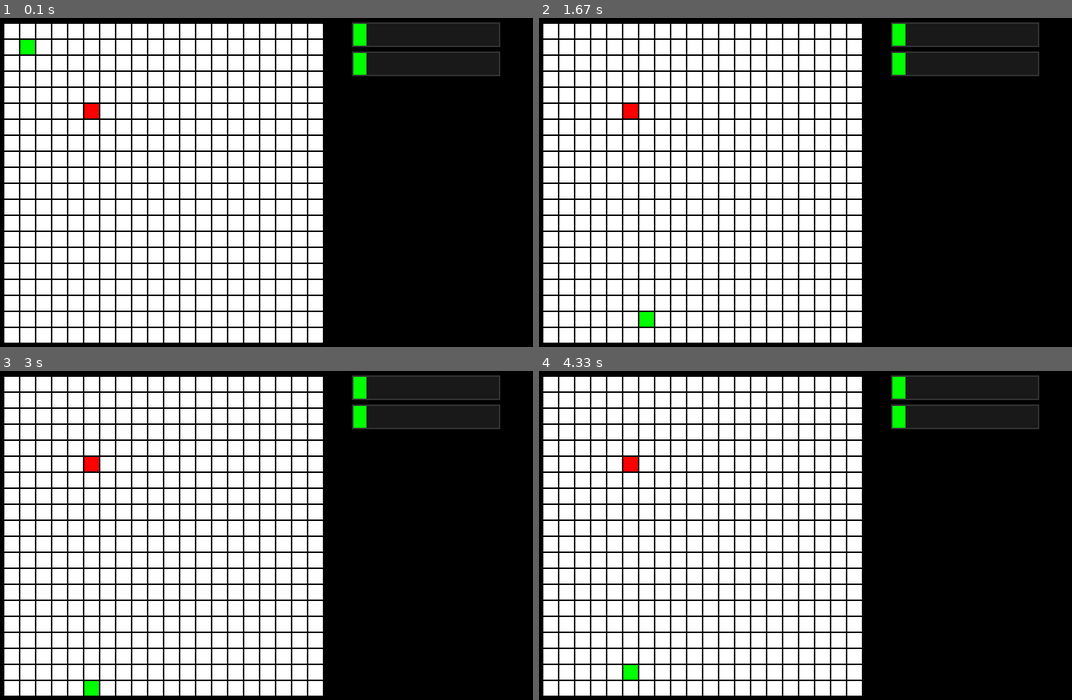
Above: before the commit, frames 1-4 (two rows, left to right).
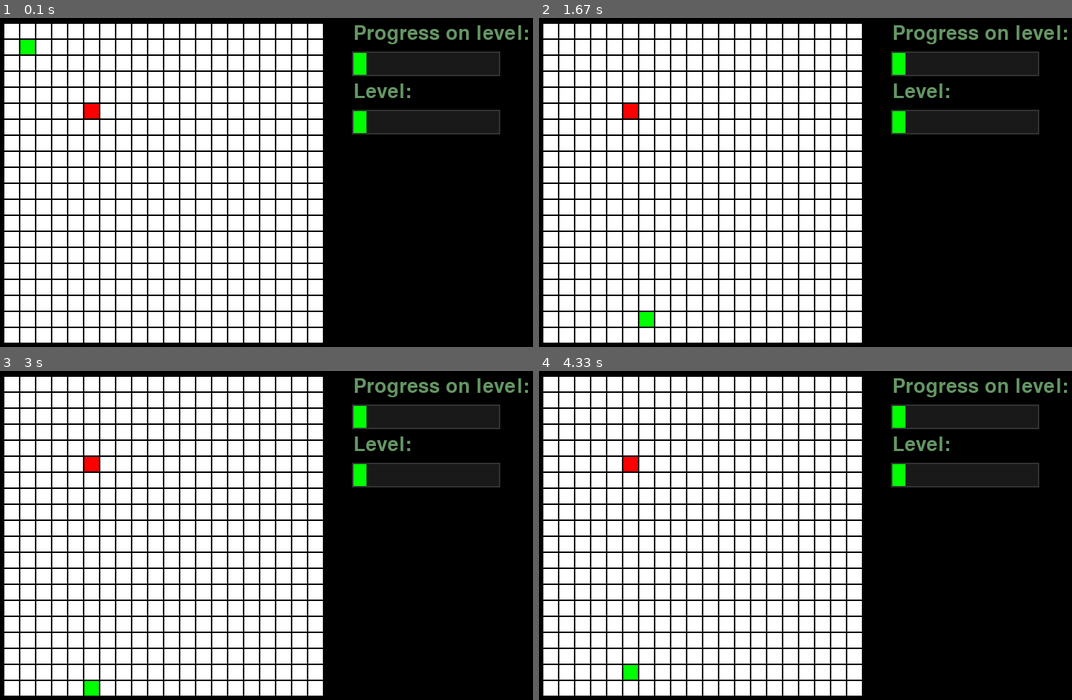
Above: after the commit, the same moments.

Repository: KonstBeliakov/pygame_snake
Game: pygame game, started from main.py
Two runs of this game, one before a commit and one after it. Both use one fixed random seed, a clock stepped at 60 frames per second and the inputs below.
Inputs (mouse positions are in pixels of both pictures, inside the frame that each line leads up to):
- Up to frame 1 (0.1 s): no input
- Up to frame 2 (1.67 s): click (981, 34) at 0.38 s, where only the run after the commit has a clickable "Progress on level:"; hold Up 1.17-1.63 s
- Up to frame 3 (3 s): hold Right 1.67-2.13 s; hold Left 2.17-2.7 s; hold Down from 2.73 s (still down)
- Up to frame 4 (4.33 s): release Down at 3.03 s; hold Left 3.07-3.47 s; hold Up 3.5-3.87 s; hold Right from 3.9 s (still down)

The runs differ from the first frame. In frame 1, 4.4% of the frame differs, in the area x 66-100%, y 1-36%; in frame 2, 4.4%; in frame 3, 4.4%; in frame 4, 4.4%.

Commit message:
Добавлен текст перед шкалами прогресса

Diff:
--- a/main.py
+++ b/main.py
@@ -30,15 +30,21 @@
 
 cyclic_map = False
 
+font = pygame.font.SysFont(None, 40)
+
+text_color = (100, 150, 100)
+
+text1 = font.render('Progress on level:', True, text_color)
+
 level_progress_bar = progress_bar.ProgressBar(1, 10)
-level_progress_bar.set_position(n * (SELL_SIZE + 2) + 50, 10)
+level_progress_bar.set_position(n * (SELL_SIZE + 2) + 50, 50)
 level_progress_bar.set_size(200, 30)
 
+text2 = font.render('Level:', True, text_color)
+
 level_bar = progress_bar.ProgressBar(1, 10)
-level_bar.set_position(n * (SELL_SIZE + 2) + 50, 50)
+level_bar.set_position(n * (SELL_SIZE + 2) + 50, 130)
 level_bar.set_size(200, 30)
-
-font = pygame.font.SysFont(None, 48)
 
 button_continue = button.Button((10, 10), (200, 30), 'Continue')
 level_buttons = [button.Button((10 + i * 45, 60), (30, 30), str(i + 1)) for i in range(5)]
@@ -108,6 +114,9 @@
         level_bar.draw(screen)
 
         snake.draw(screen)
+
+        screen.blit(text1, ((SELL_SIZE + 2) * n + 50, 10))
+        screen.blit(text2, ((SELL_SIZE + 2) * n + 50, 90))
     else:
         button_continue.draw(screen, font)
 
